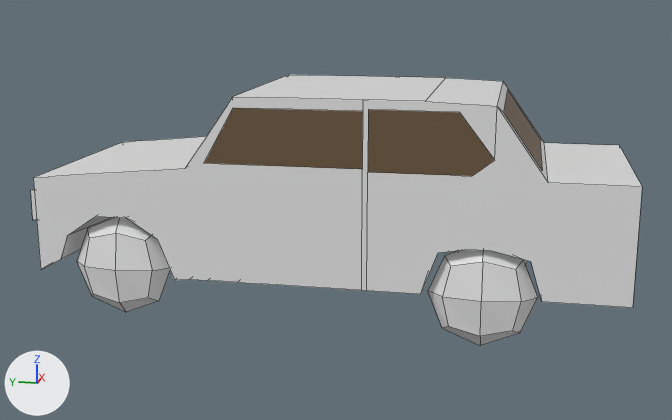
The Blender file Assets/BlenderStuff/Car.blend, before and after one commit.
Rendered twice from a 50 mm lens placed at (-10.76, -2.17, 3.23), pointed at (-0.01, -0.02, 0.55). Lighting does not change. The marker at lower left points along +X, +Y and +Z. Mesh edges are drawn as thin lines.
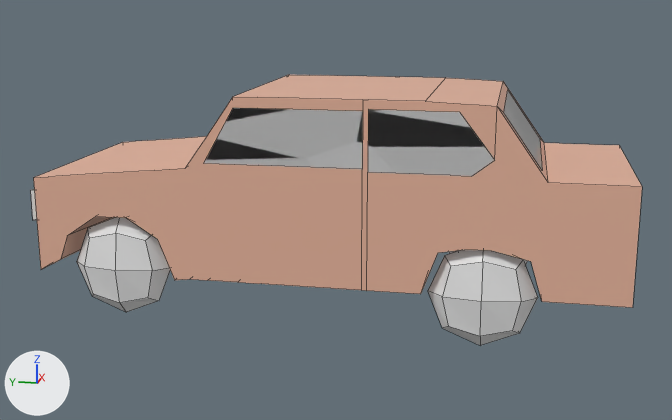
Where the change shows, as pixel boxes (x1, y1, x2, y2) in the pictures (672 x 420 px):
'Cube', surface changed, recoloured (grey to beige)
    both: (34, 75, 642, 308)

The change, as a list of edits to the scene's bpy script:
```text
Change mat_carwindow:
    add n1 = _N.new('ShaderNodeOutputMaterial'); n1.name = 'Material Output'
    where n0 = _N.new('ShaderNodeBsdfPrincipled'); n0.name = 'Principled BSDF'
    remove n0.inputs[0].default_value = (0.152, 0.0961, 0.049, 1.0)  # 'Base Color', brown #6d573f
    remove n1 = _N.new('ShaderNodeOutputMaterial'); n1.name = 'Material Output'
    add n0.inputs[2].default_value = 0.127  # 'Roughness'
    add n2 = _N.new('ShaderNodeTexVoronoi'); n2.name = 'Voronoi Texture'
    add _L.new(n2.outputs[2], n0.inputs[5])  # 'Position' to 'Normal'
Add mat_material_002:
    mat_material_002 = principled_material('Material.002')
    mat_material_002.base_color = (0.8, 0.457, 0.333)  # beige #e7b49c
Change me_cube:
    where me_cube.from_pydata(...)  # 120 vertices, 43 faces; spans x -1.0..1.0, y -1.9..1.94, z -1.04..2.25
    used by ob_cube; location = (0.027, -0.096, 0.594); scale = (1.23, 1.73, 0.64)
    me_cube part 1: all 37 faces that had it switch from mat_material (white #e7e7e7) to mat_material_002 (beige #e7b49c)
```
